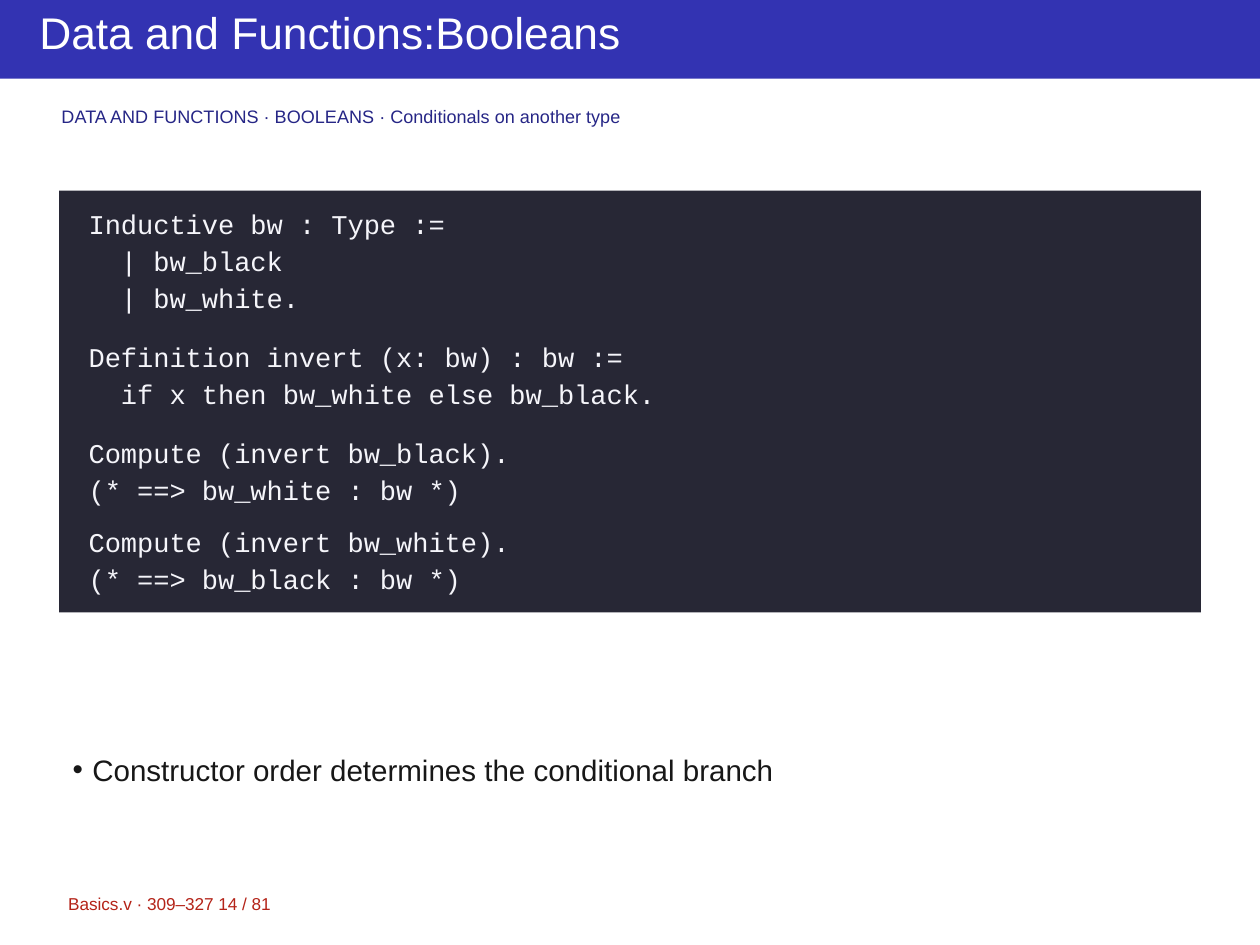
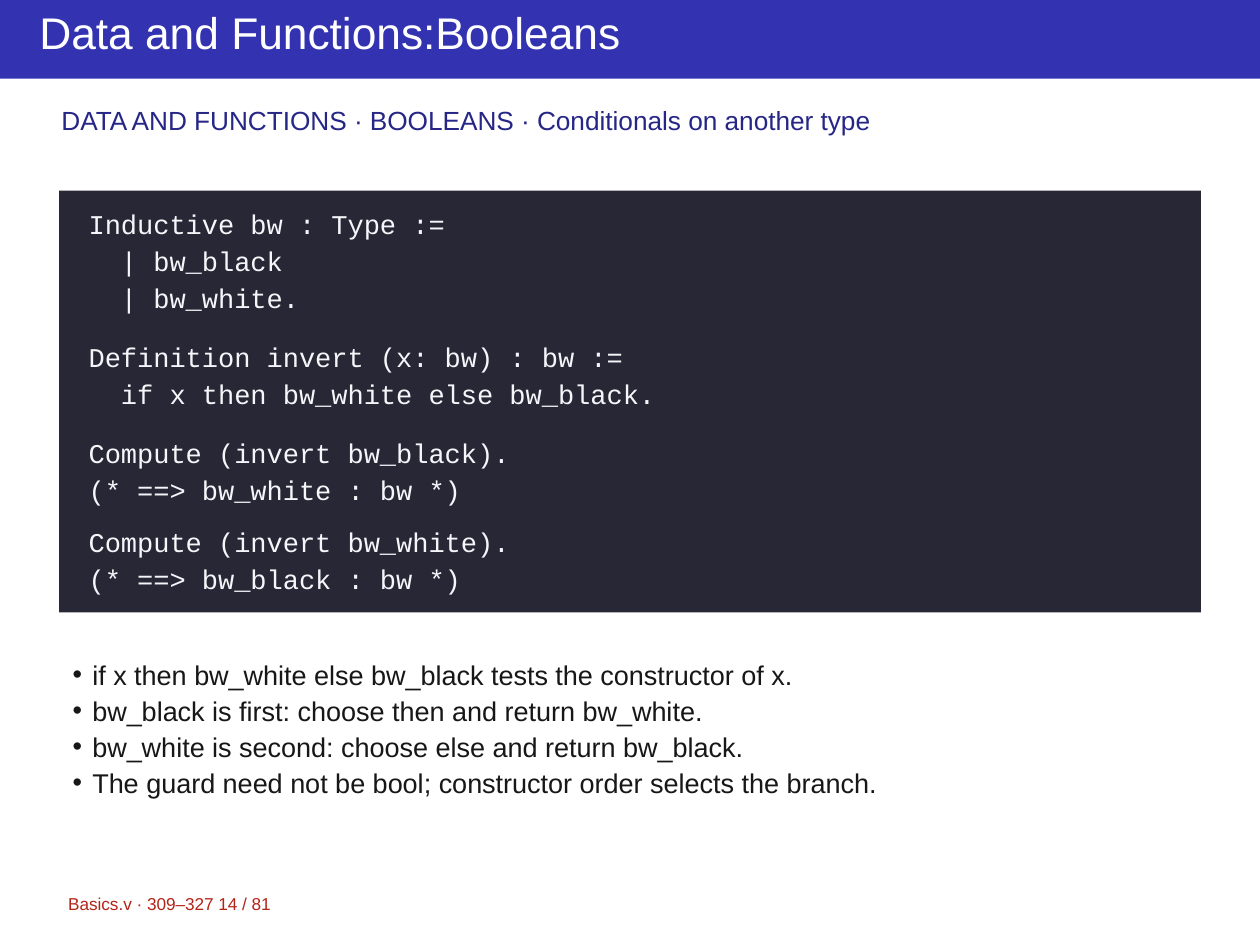
Before and after one commit to yuanruizhang5a/ppt-master, a slide deck: slide 14 of projects/course-rocq/Basics-2.pptx. Drawn at 1260x945 pixels with LibreOffice and Linux fonts; fonts in the diff are those of the drawing. Boxes give left, top, right and bottom in pixels: in the first picture for what was removed or moved away, otherwise in the second. Text is boxed around its words. In the diff, an @@ line names an element or a change of style, - is before the commit and + after.

```diff
--- a/projects/course-rocq/Basics-2.pptx
+++ b/projects/course-rocq/Basics-2.pptx
@@ text "DATA AND FUNCTIONS · BOOLEANS ..." at [61, 111, 870, 136]: size 11 to 16 pt; line spacing 12.1pt to 17.6pt @@
@@ text at [92, 665, 877, 798]: text changed; size 18 to 16.5 pt @@
-• Constructor order determines the conditional branch
+• if x then bw_white else bw_black tests the constructor of x.
+• bw_black is first: choose then and return bw_white.
+• bw_white is second: choose else and return bw_black.
+• The guard need not be bool; constructor order selects the branch.
```
Also in this commit, not shown: 80 other slides changed, 7 other files.
